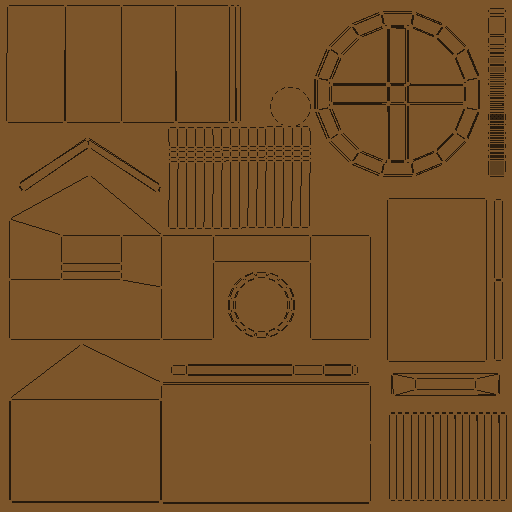
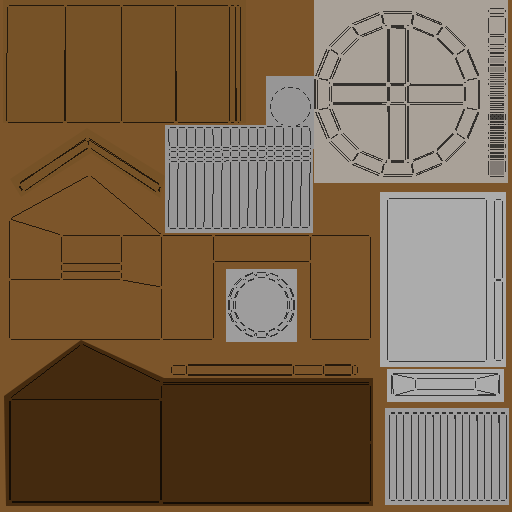
Revision of a layered 512px x 512px image; what changed, layer by layer:
added layer "inside" above "door" over 4, 340, 373, 506
added layer "door" above "gear" over 380, 192, 506, 402
added layer "gear" above "chimney" over 314, 0, 508, 183
added layer "chimney" above "roll" over 165, 76, 314, 233
added layer "roll" above "roof" over 226, 269, 509, 505
added layer "roof" above "Hintergrund" over 3, 0, 246, 198
